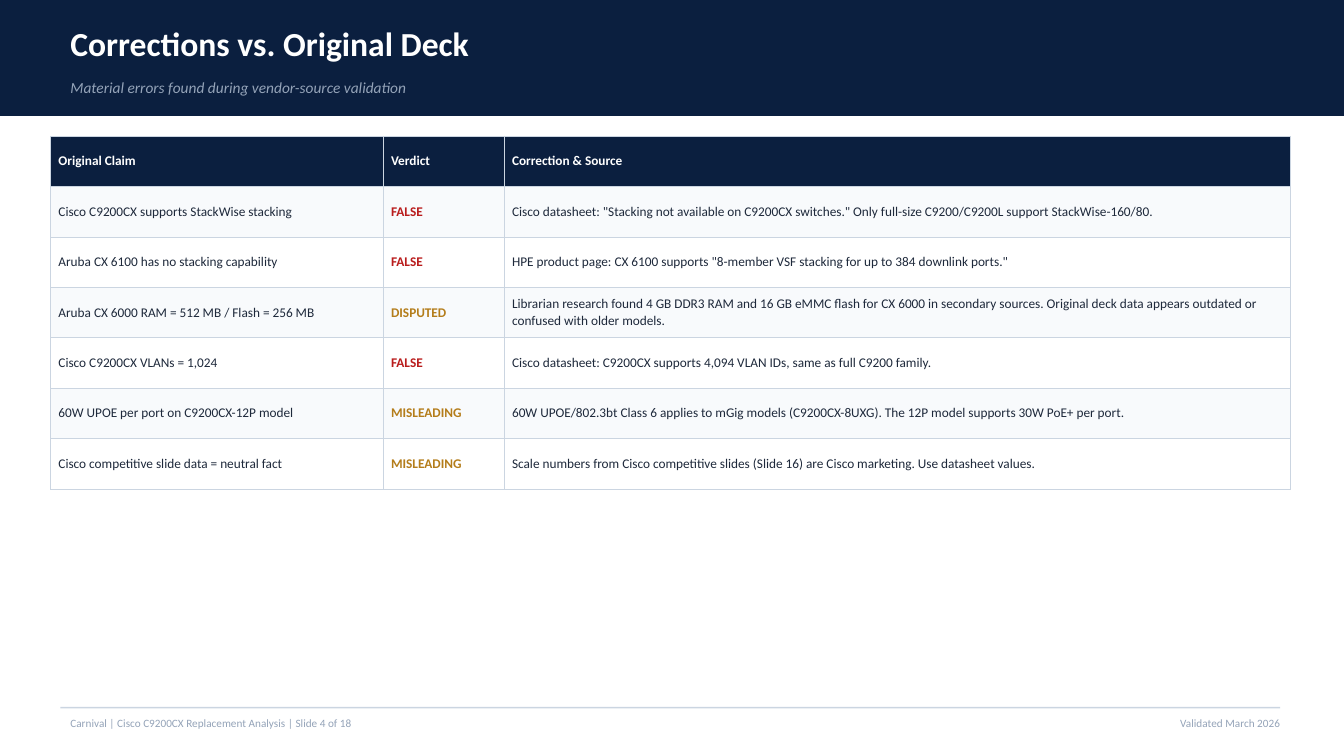
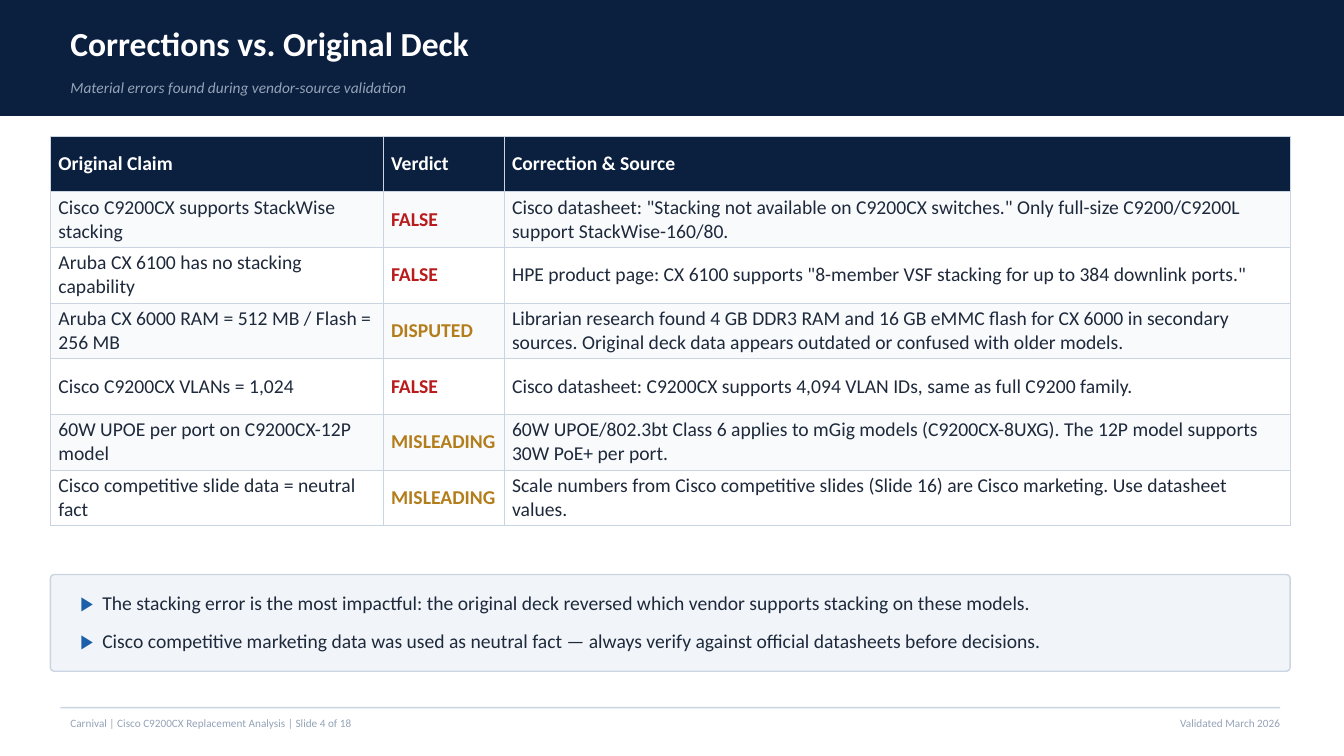
Before and after one commit to 91ped24-sketch/Comparaciones, a slide deck: slide 4 of Cisco_C9200CX_Replacement_Analysis_Validated.pptx. Drawn at 1344x756 pixels with LibreOffice and Linux fonts; fonts in the diff are those of the drawing. Boxes give left, top, right and bottom in pixels: in the first picture for what was removed or moved away, otherwise in the second. Text is boxed around its words. In the diff, an @@ line names an element or a change of style, - is before the commit and + after.

Commit message:
Font size modification

```diff
--- a/Cisco_C9200CX_Replacement_Analysis_Validated.pptx
+++ b/Cisco_C9200CX_Replacement_Analysis_Validated.pptx
@@ table at bbox=[50, 136, 1291, 520] @@
@@ size 9.5 to 14 pt @@
@@ rounded rectangle added at bbox=[50, 575, 1291, 671], fill #F1F5F9, outline #CBD5E1 1 pt @@
@@ text added at bbox=[102, 596, 1029, 614], 14 pt, text #1E293B @@
+▶ The stacking error is the most impactful: the original deck reversed which vendor supports stacking on these models.
@@ text added at bbox=[102, 634, 1040, 652], 14 pt, text #1E293B @@
+▶ Cisco competitive marketing data was used as neutral fact — always verify against official datasheets before decisions.
```
Also in this commit, not shown: 16 other slides changed.
